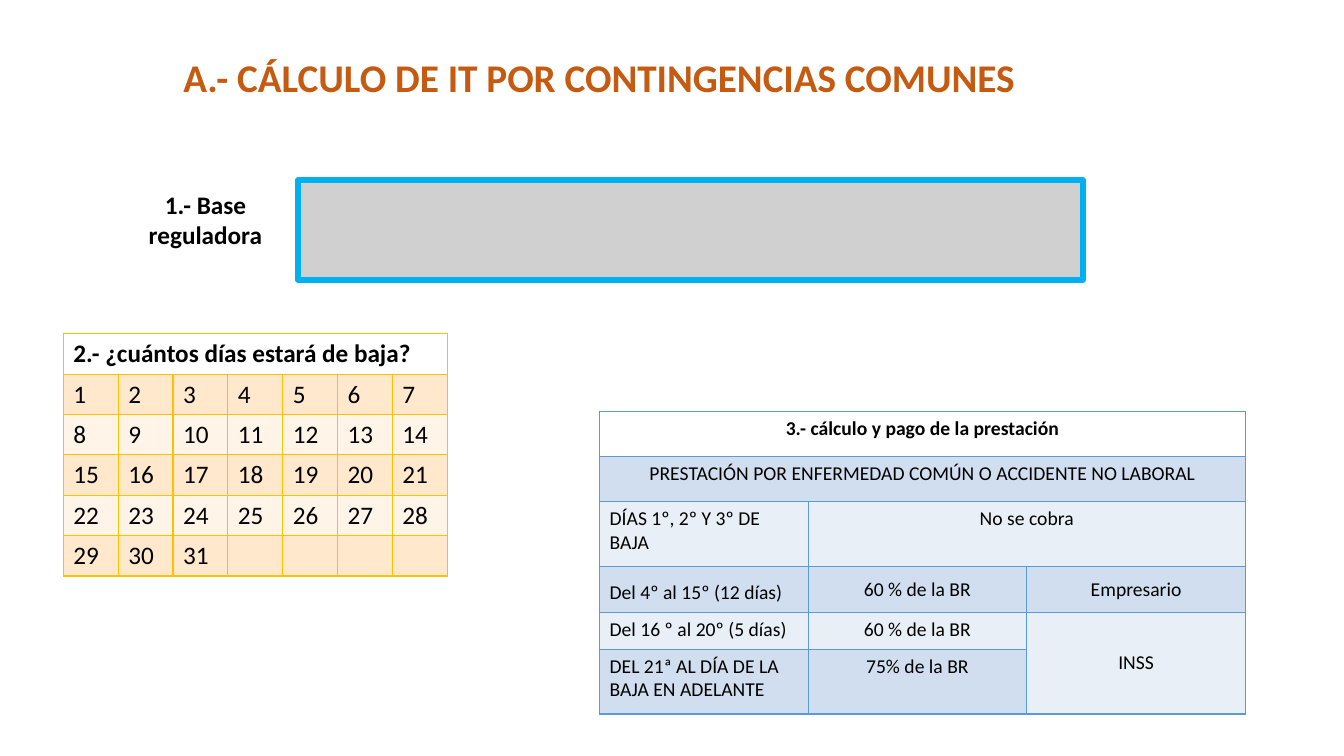
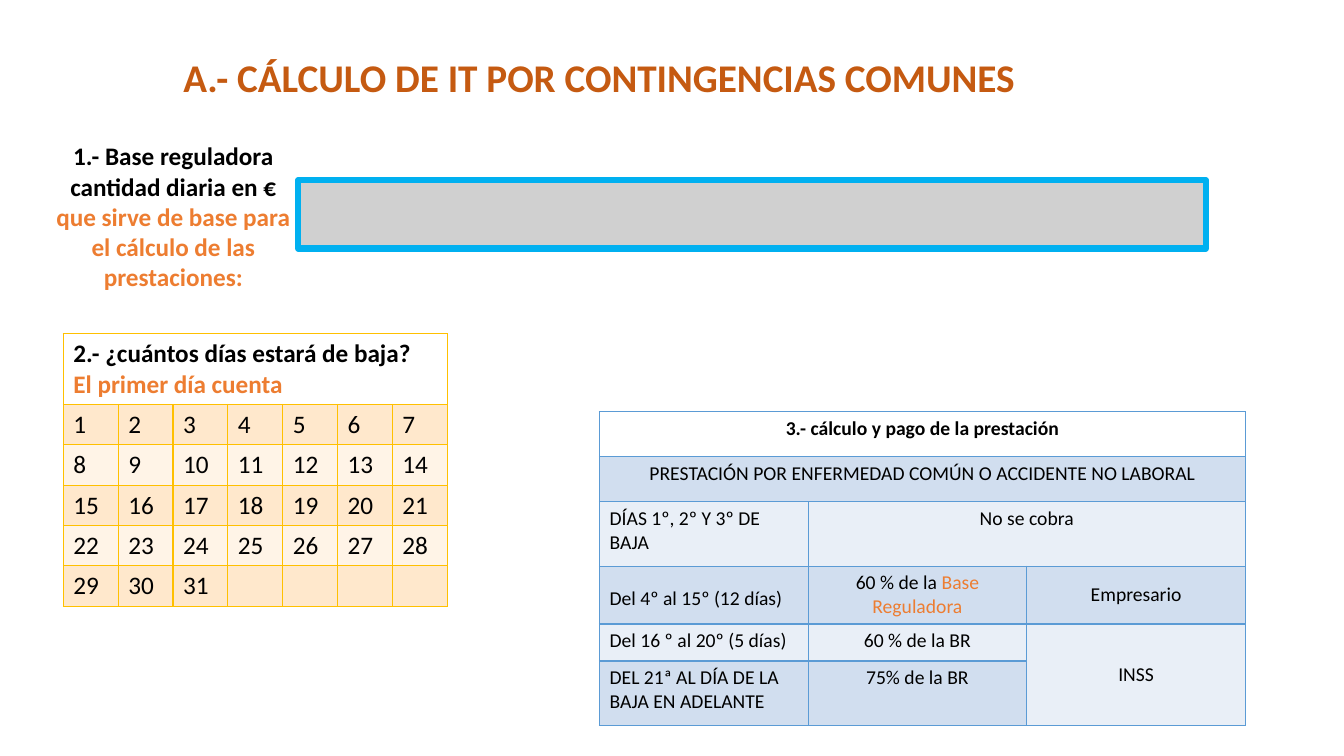
Before and after one commit to DiMaPaGa/daw1, a slide deck: slide 5 of PROGRAMACION/FOL/TEMA 6 FOL PRESTACIONES SS .pptx. Drawn at 1344x756 pixels with LibreOffice and Linux fonts; fonts in the diff are those of the drawing; grey boxes stand for pictures. Boxes give left, top, right and bottom in pixels: in the first picture for what was removed or moved away, otherwise in the second. Text is boxed around its words. In the diff, an @@ line names an element or a change of style, - is before the commit and + after.

```diff
--- a/PROGRAMACION/FOL/TEMA 6 FOL PRESTACIONES SS .pptx
+++ b/PROGRAMACION/FOL/TEMA 6 FOL PRESTACIONES SS .pptx
@@ text at (x1=56, y1=147, x2=290, y2=290): text changed; text colour #000000 to #ED7D31 @@
-1.- Base reguladora
+1.- Base reguladora cantidad diaria en € que sirve de base para el cálculo de las prestaciones:
@@ picture resized from (x1=298, y1=180, x2=1083, y2=280) to (x1=298, y1=180, x2=1207, y2=249) @@
@@ table at (x1=64, y1=334, x2=445, y2=606) @@
-row 1, column 1: 2.- ¿cuántos días estará de baja?
+row 1, column 1: 2.- ¿cuántos días estará de baja? / El primer día cuenta
@@ table at (x1=600, y1=411, x2=1246, y2=725) @@
-row 4, column 2: 60 % de la BR
+row 4, column 2: 60 % de la Base Reguladora
```
Also in this commit, not shown: 2 other slides changed, 8 other files.
